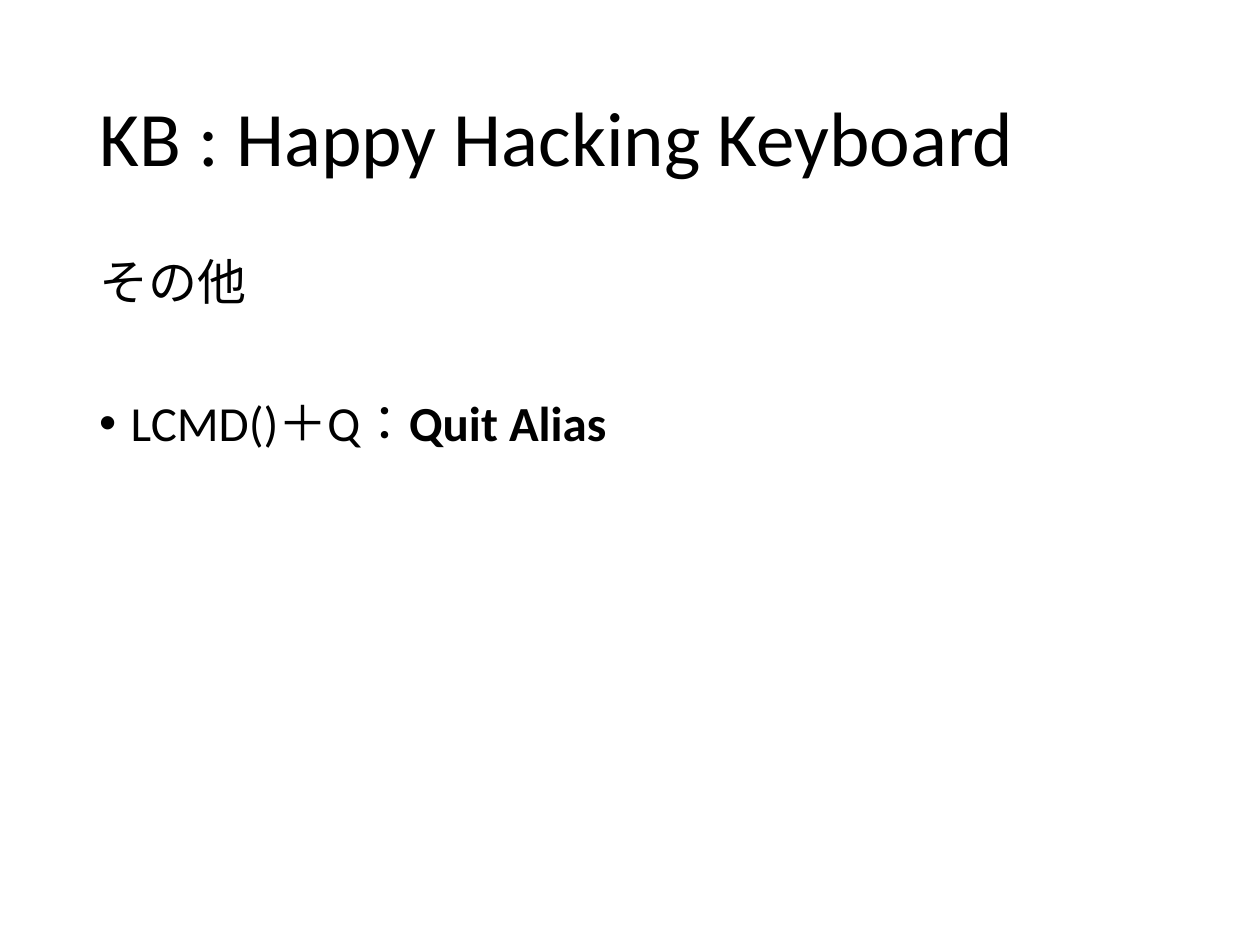
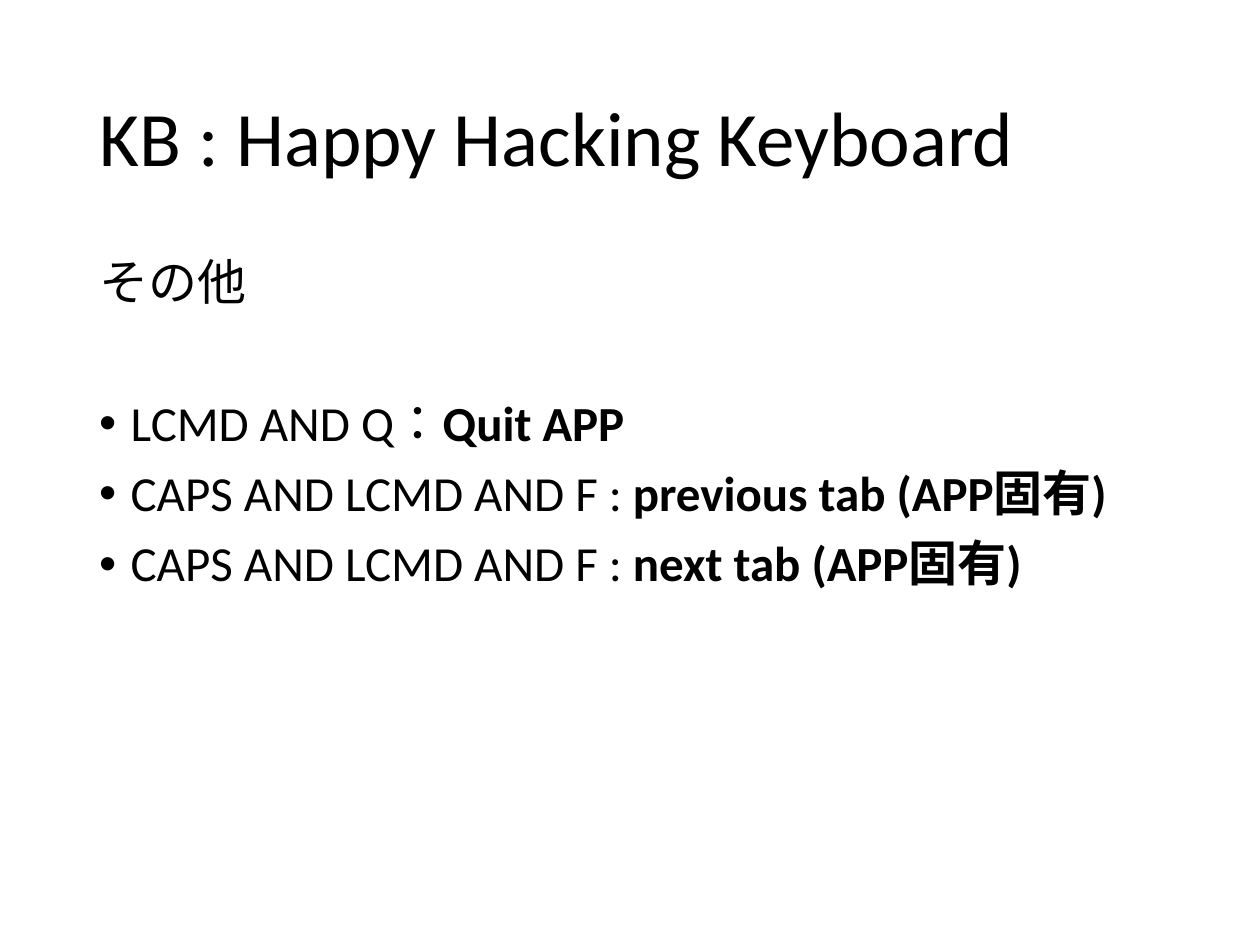
Before and after one commit to ittooo66/myAHK, a slide deck: slide 15 of MANUAL.pptx (slide 17 before the commit). Drawn at 1260x945 pixels with LibreOffice and Linux fonts; fonts in the diff are those of the drawing. Boxes give left, top, right and bottom in pixels: in the first picture for what was removed or moved away, otherwise in the second. Text is boxed around its words. In the diff, an @@ line names an element or a change of style, - is before the commit and + after.

```diff
--- a/MANUAL.pptx
+++ b/MANUAL.pptx
@@ text at (131, 406, 1107, 588): text changed @@
-• LCMD()＋Q：Quit Alias
+• LCMD AND Q：Quit APP
+• CAPS AND LCMD AND F : previous tab (APP固有)
+• CAPS AND LCMD AND F : next tab (APP固有)
```
Also in this commit, not shown: 1 other slide changed, 1 slide added, 3 slides removed.
